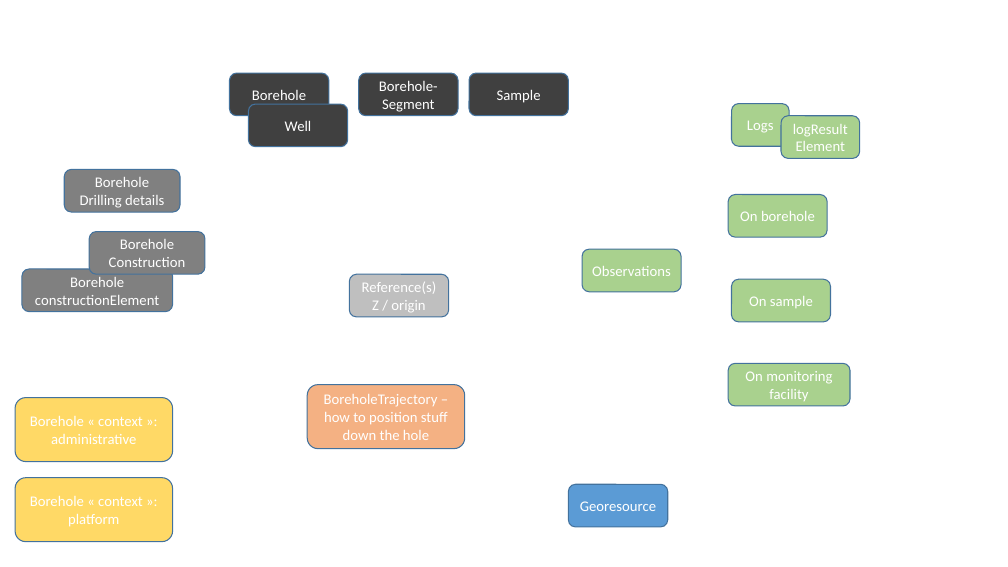
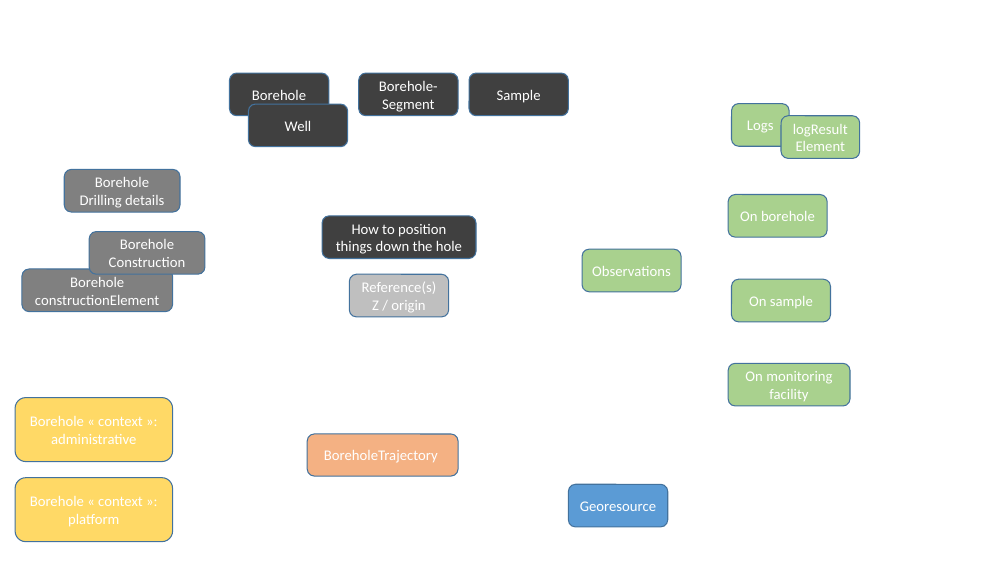
Before and after one commit to opengeospatial/boreholeie, a slide deck: slide 1 of Vocabulary/MainConcepts_discussion.pptx. Drawn at 1008x567 pixels with LibreOffice and Linux fonts; fonts in the diff are those of the drawing. Boxes give left, top, right and bottom in pixels: in the first picture for what was removed or moved away, otherwise in the second. Text is boxed around its words. In the diff, an @@ line names an element or a change of style, - is before the commit and + after.

```diff
--- a/Vocabulary/MainConcepts_discussion.pptx
+++ b/Vocabulary/MainConcepts_discussion.pptx
@@ rounded rectangle added at [322,216,476,259], fill #404040, outline #43739E 1 pt, 14 pt, text #FFFFFF @@
+How to position things down the hole
@@ rounded rectangle "BoreholeTrajectory": place and size @@
-rounded rectangle "BoreholeTrajectory" at [307,385,464,449]
+rounded rectangle "BoreholeTrajectory" at [307,434,458,476]
@@ text in rounded rectangle at [324,450,438,463]: text changed @@
-BoreholeTrajectory – how to position stuff down the hole
+BoreholeTrajectory
```
Also in this commit, not shown: 7 other slides changed, 5 slides added, 2 other files.
